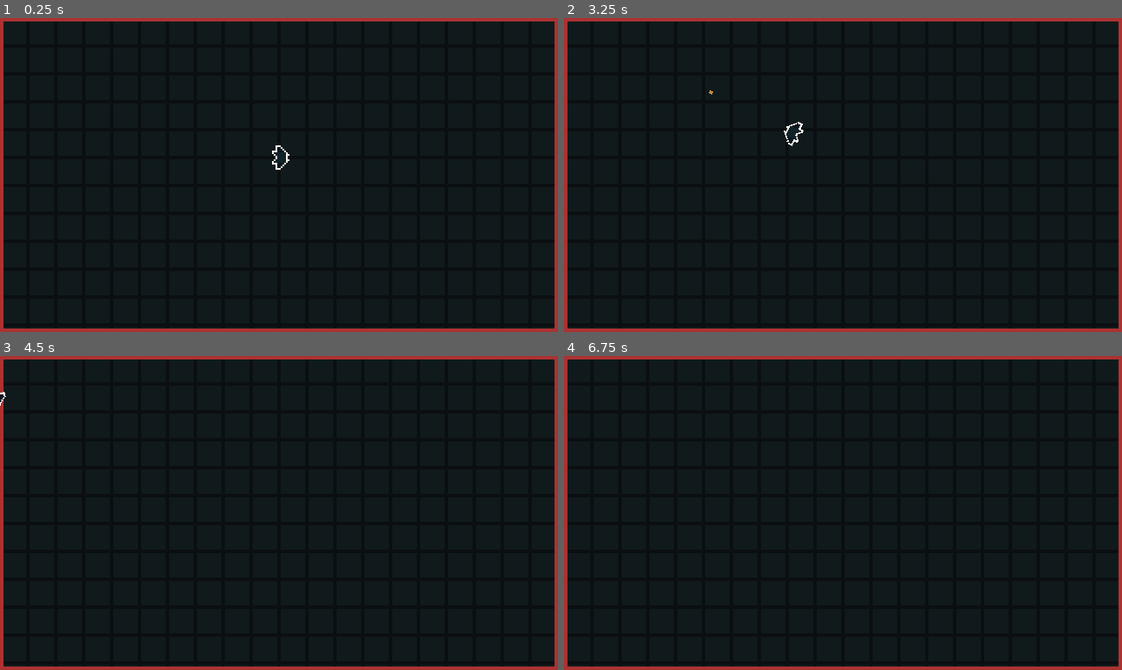
Above: before the commit, frames 1-4 (two rows, left to right).
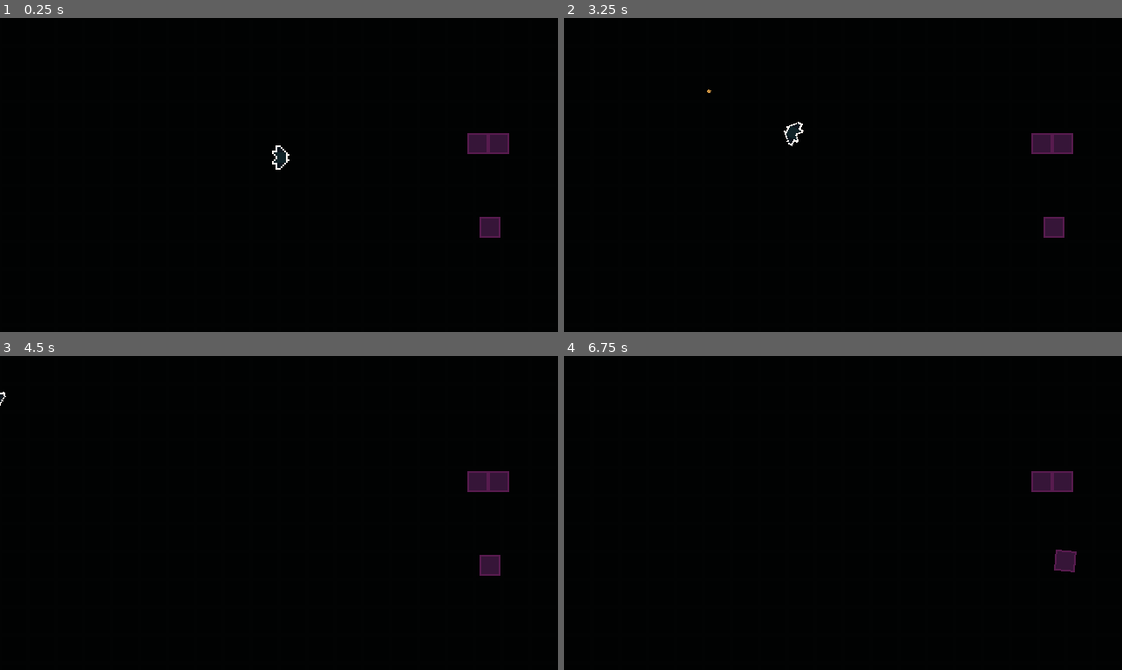
Above: after the commit, the same moments.

Repository: cornettolo/Asteroeeds
Game: Godot game, scene res://Scenes/Playground.tscn
The game is run twice, just before and just after one commit, with the same random seed, the same clock (stepped at 60 frames per second) and the same inputs.
Inputs:
- Up to frame 1 (0.25 s): no input
- Up to frame 2 (3.25 s): tap Enter at 0.5 s; hold D (turn_right) 0.53-1.28 s; hold Space (drift) 0.53-1.28 s; hold S (slow_down) 1.28-2.03 s; tap Ctrl (shoot) at 1.35, 2.85 s; tap Space (drift) at 2 s; hold D (turn_right) 2.03-2.78 s; hold Space (drift) 2.03-2.78 s; hold W (accelerate) from 2.78 s (still down)
- Up to frame 3 (4.5 s): release W (accelerate) at 3.53 s; hold Space (drift) 3.53-4.28 s; hold A (turn_left) from 3.53 s (still down); tap Ctrl (shoot) at 4.35 s
- Up to frame 4 (6.75 s): release A (turn_left) at 5.03 s; hold S (slow_down) 5.03-5.78 s; hold Space (drift) 5.03-5.78 s; hold D (turn_right) 5.78-6.53 s; tap Ctrl (shoot) at 5.85 s; hold W (accelerate) from 6.53 s (still down); hold Space (drift) from 6.53 s (still down)

The runs differ from the first frame. In frame 1, 78% of the frame differs, in the area x 0-100%, y 0-100%; in frame 2, 78%; in frame 3, 78%; in frame 4, 78%.

Commit message:
implemented basic asteroids

Diff:
--- /dev/null
+++ b/Prefabs/Entities/Asteroid.gd
@@ -0,0 +1,62 @@
+extends RigidBody2D
+
+var new_pos = Vector2()
+var is_outside = false
+
+var health = 200
+
+onready var sprite = $'Sprite'
+onready var hitTimer = $'HitTimer'
+onready var hitDetector = $'HitDetection'
+
+func check_outside():
+	if position.x > 330:
+		is_outside = true
+		new_pos.x = -10
+		new_pos.y = position.y
+		# print("[Asteroid] outside x: " + str(position.x) + " y: " + str(position.y))
+	if position.x < -10:
+		is_outside = true
+		new_pos.x = 330
+		new_pos.y = position.y
+		# print("[Asteroid] outside x: " + str(position.x) + " y: " + str(position.y))
+	if position.y > 190:
+		is_outside = true
+		new_pos.x = position.x
+		new_pos.y = -10
+		# print("[Asteroid] outside x: " + str(position.x) + " y: " + str(position.y))
+	if position.y < -10:
+		is_outside = true
+		new_pos.x = position.x
+		new_pos.y = 190
+		# print("[Asteroid] outside x: " + str(position.x) + " y: " + str(position.y))
+
+func _ready():
+	sprite.modulate = Color(1, 1, 1)
+
+func _integrate_forces(state):
+	if is_outside:
+		var t = state.get_transform()
+		t.origin.x = new_pos.x
+		t.origin.y = new_pos.y
+		state.set_transform(t)
+		is_outside = false
+
+func _physics_process(delta):
+	check_outside()
+
+
+func _on_Area2D_body_entered(body):
+	print('collision between: ' + str(hitDetector) + ' and ' + str(body))
+	if not body.is_in_group("border") and body != hitDetector:
+		print(body.name)
+		health -= 12
+		sprite.modulate = Color(1, 0, 0)
+		hitTimer.start(0.1)
+		if health < 0:
+			queue_free()
+
+
+func _on_HitTimer_timeout():
+	sprite.modulate = Color(1, 1, 1)
+	pass # Replace with function body.
--- /dev/null
+++ b/Prefabs/Entities/Asteroid.tscn
@@ -0,0 +1,48 @@
+[gd_scene load_steps=5 format=2]
+
+[ext_resource path="res://Sprites/Entities/asteroid.png" type="Texture" id=1]
+[ext_resource path="res://Prefabs/Entities/Asteroid.gd" type="Script" id=2]
+
+[sub_resource type="RectangleShape2D" id=1]
+extents = Vector2( 6, 6 )
+
+[sub_resource type="RectangleShape2D" id=2]
+extents = Vector2( 7, 7 )
+
+[node name="Asteroid" type="RigidBody2D" groups=[
+"asteroid",
+]]
+mass = 50.0
+gravity_scale = 0.0
+linear_damp = 0.0
+angular_damp = 0.0
+script = ExtResource( 2 )
+
+[node name="CollisionShape2D" type="CollisionShape2D" parent="." groups=[
+"asteroid",
+]]
+visible = false
+shape = SubResource( 1 )
+
+[node name="Sprite" type="Sprite" parent="." groups=[
+"asteroid",
+]]
+modulate = Color( 1, 0, 0, 1 )
+position = Vector2( 2.08616e-07, -6.25849e-07 )
+texture = ExtResource( 1 )
+
+[node name="HitDetection" type="Area2D" parent="." groups=[
+"asteroid",
+]]
+
+[node name="CollisionShape2D" type="CollisionShape2D" parent="HitDetection" groups=[
+"asteroid",
+]]
+visible = false
+shape = SubResource( 2 )
+
+[node name="HitTimer" type="Timer" parent="." groups=[
+"asteroid",
+]]
+[connection signal="body_entered" from="HitDetection" to="." method="_on_Area2D_body_entered"]
+[connection signal="timeout" from="HitTimer" to="." method="_on_HitTimer_timeout"]
--- a/Prefabs/Entities/Bullet.tscn
+++ b/Prefabs/Entities/Bullet.tscn
@@ -10,7 +10,10 @@
 length = 1.0
 
 [node name="Bullet" type="RigidBody2D"]
+mass = 3.0
 gravity_scale = 0.0
+linear_damp = 0.0
+angular_damp = 0.0
 script = ExtResource( 2 )
 
 [node name="CollisionShape2D" type="CollisionShape2D" parent="."]
--- a/Prefabs/Entities/Player.tscn
+++ b/Prefabs/Entities/Player.tscn
@@ -7,7 +7,7 @@
 extents = Vector2( 5, 7 )
 
 [sub_resource type="RectangleShape2D" id=2]
-extents = Vector2( 8, 8 )
+extents = Vector2( 7, 7 )
 
 [node name="Player" type="KinematicBody2D" groups=[
 "player",
--- a/Scenes/Playground.tscn
+++ b/Scenes/Playground.tscn
@@ -1,15 +1,16 @@
-[gd_scene load_steps=7 format=2]
+[gd_scene load_steps=8 format=2]
 
 [ext_resource path="res://Sprites/Environment/Tiled_background.png" type="Texture" id=1]
 [ext_resource path="res://Prefabs/Entities/Player.tscn" type="PackedScene" id=2]
 [ext_resource path="res://Sprites/Environment/hor_border.png" type="Texture" id=3]
 [ext_resource path="res://Sprites/Environment/ver_border.png" type="Texture" id=4]
+[ext_resource path="res://Prefabs/Entities/Asteroid.tscn" type="PackedScene" id=5]
 
 [sub_resource type="RectangleShape2D" id=1]
 extents = Vector2( 160, 8.00002 )
 
 [sub_resource type="RectangleShape2D" id=2]
-extents = Vector2( 8, 90 )
+extents = Vector2( 8, 108 )
 
 [node name="Scene" type="Node2D"]
 
@@ -24,57 +25,77 @@
 [node name="LowerBorder" type="Area2D" parent="Env" groups=[
 "border",
 ]]
-position = Vector2( 160, 186 )
+position = Vector2( 160, 190 )
 
 [node name="hor_border" type="Sprite" parent="Env/LowerBorder" groups=[
 "border",
 ]]
 texture = ExtResource( 3 )
 
-[node name="CollisionShape2D" type="CollisionShape2D" parent="Env/LowerBorder"]
-visible = false
+[node name="CollisionShape2D" type="CollisionShape2D" parent="Env/LowerBorder" groups=[
+"border",
+]]
 shape = SubResource( 1 )
 
 [node name="UpperBorder" type="Area2D" parent="Env" groups=[
 "border",
 ]]
-position = Vector2( 160, -6 )
+position = Vector2( 160, -10 )
 
 [node name="hor_border" type="Sprite" parent="Env/UpperBorder" groups=[
 "border",
 ]]
 texture = ExtResource( 3 )
 
-[node name="CollisionShape2D" type="CollisionShape2D" parent="Env/UpperBorder"]
-visible = false
+[node name="CollisionShape2D" type="CollisionShape2D" parent="Env/UpperBorder" groups=[
+"border",
+]]
 shape = SubResource( 1 )
 
 [node name="LeftBorder" type="Area2D" parent="Env" groups=[
 "border",
 ]]
-position = Vector2( -6, 90 )
+position = Vector2( -10, 90 )
 
-[node name="Sprite" type="Sprite" parent="Env/LeftBorder"]
+[node name="Sprite" type="Sprite" parent="Env/LeftBorder" groups=[
+"border",
+]]
 texture = ExtResource( 4 )
 
-[node name="CollisionShape2D" type="CollisionShape2D" parent="Env/LeftBorder"]
-visible = false
+[node name="CollisionShape2D" type="CollisionShape2D" parent="Env/LeftBorder" groups=[
+"border",
+]]
 shape = SubResource( 2 )
 
 [node name="RightBorder" type="Area2D" parent="Env" groups=[
 "border",
 ]]
-position = Vector2( 326, 90 )
+position = Vector2( 330, 90 )
 
-[node name="Sprite" type="Sprite" parent="Env/RightBorder"]
+[node name="Sprite" type="Sprite" parent="Env/RightBorder" groups=[
+"border",
+]]
 texture = ExtResource( 4 )
 
-[node name="CollisionShape2D" type="CollisionShape2D" parent="Env/RightBorder"]
-visible = false
+[node name="CollisionShape2D" type="CollisionShape2D" parent="Env/RightBorder" groups=[
+"border",
+]]
+position = Vector2( 3.05176e-05, 7.62939e-06 )
 shape = SubResource( 2 )
 
 [node name="Entities" type="Node2D" parent="."]
 
+[node name="Asteroid" parent="Entities" instance=ExtResource( 5 )]
+position = Vector2( 281, 120 )
+
+[node name="Asteroid2" parent="Entities" instance=ExtResource( 5 )]
+position = Vector2( 280, 72 )
+
+[node name="Asteroid3" parent="Entities" instance=ExtResource( 5 )]
+position = Vector2( 280, 72 )
+
 [node name="Player" parent="Entities" instance=ExtResource( 2 )]
 position = Vector2( 160, 80 )
 max_acceleration = 0.6
+
+[node name="GameManager" type="Node2D" parent="."]
--- a/Script/Entities/Bullets/Bullet.gd
+++ b/Script/Entities/Bullets/Bullet.gd
@@ -20,4 +20,5 @@
 
 func _on_CollisionDetector_area_entered(area):
 	if not area.is_in_group("player"):
-		queue_free()
+		destroyTimer.start(0.1)
+		# queue_free()
--- a/Script/Entities/Player/PlayerMovement.gd
+++ b/Script/Entities/Player/PlayerMovement.gd
@@ -107,5 +107,4 @@
 
 
 func _on_Area2D_area_entered(area):
-	if area.is_in_group("border"):
-		print('tocco bordo')
+	pass
Binary file added: Sprites/Entities/asteroid.png
Not shown, added: Sprites/Entities/asteroid.png.import
Binary file added: Sprites/Entities/fighter.png
Not shown, added: Sprites/Entities/fighter.png.import
Binary file changed: Sprites/Environment/Tiled_background.png
